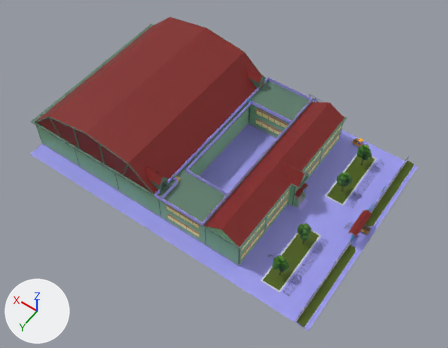
An edit to the Blender file Materials/MapLevel11.blend, drawn before and after from the same camera.
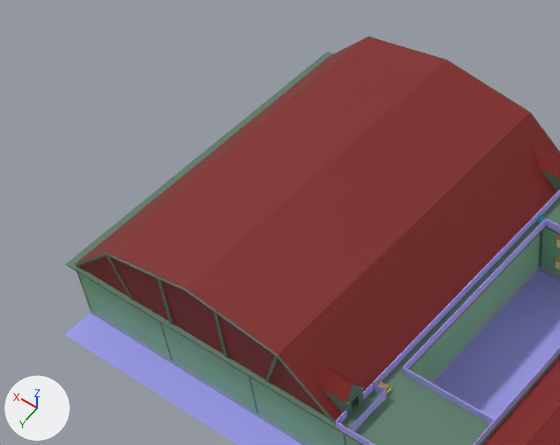
The first picture shows the older version from a 50 mm lens placed at (-15.3, 91.0, 106.6), pointed at (31.8, 25.1, 3.1). The close-ups show both versions on the part from 0% to 58% of the width and 0% to 59% of the height of that picture; other places that the commit changed are outside them. The axes (+X, +Y, +Z) are drawn at lower left. The lights are the same throughout.

In view in the first close-up: 'SchoolBuilding', 'SchoolBuildingFence', 'SchoolBuildingFence.003', 'SchoolBuildingFence.004', 'SchoolBuildingFence.007', 'SchoolBuildingRoof', 'SchoolBuildingRoof.001', 'SchoolBuildingRoof.002', 'SchoolBuildingRoofAddon', 'SchoolGateRoof.001', 'Surface.001'.
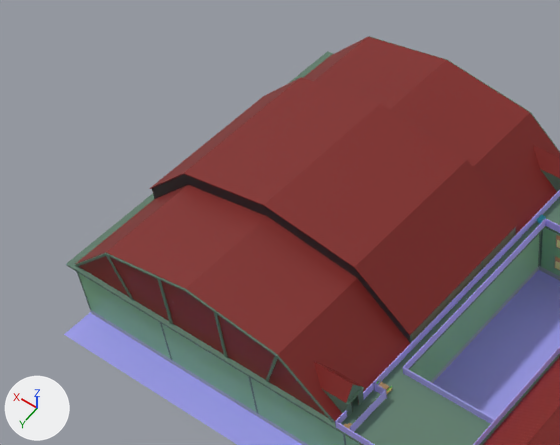
The change, as a list of edits to the scene's bpy script:
```text
Change me_cube_023:
    used by ob_schoolbuildingroof_001; parent = ob_schoolbuilding; location = (54.76, 24.75, 7.274); scale = (1.01, 1.0, 1.0)
    remove me_cube_023.from_pydata(...)  # 41 vertices, 30 faces; spans x -16.7..16.7, y -19.9..0.0, z 0.0..7.3
    add me_cube_023.from_pydata(...)  # 87 vertices, 73 faces; spans x -16.8..16.7, y -19.9..0.0, z 0.0..9.0
    me_cube_023 part 1: 9 vertices moved from x -14.4..14.3, y -11.7..0.0, z 2.1..7.3 to x -16.7..16.7, y -8.6..0.0, z 1.6..7.3; 7 vertices removed from x -16.7..16.7, y -11.7..0.0, z 0.0..7.3; 53 vertices added at x -16.8..16.7, y -8.9..0.0, z 0.0..9.0
Add me_cube_034:
    me_cube_034.from_pydata(...)  # 48 vertices, 46 faces; spans x -0.288..0.333, y -0.255..0.115, z 0.0..0.394
    me_cube_034.materials.append(mat_materialmap)  # picture img_colorpalete_duel_32x_png
Add me_cube_011:
    me_cube_011.from_pydata(...)  # 48 vertices, 46 faces; spans x -0.395..0.44, y -0.255..0.115, z 0.0..0.705
    me_cube_011.materials.append(mat_materialmap)  # picture img_colorpalete_duel_32x_png
Remove ob_smallstair:
    ob_smallstair = bpy.data.objects.new('SmallStair', me_cube_027)
    ob_smallstair.location = (36.5, 40.07, 7.41)
Add ob_box_007:
    ob_box_007 = bpy.data.objects.new('Box.007', me_cube_034)
    ob_box_007.parent = ob_cart
    ob_box_007.matrix_parent_inverse = Matrix(((0.0, 2.138, 0.0, -17.14), (-2.138, 0.0, 0.0, 79.3), (0.0, 0.0, 2.138, -15.84), (0.0, 0.0, 0.0, 1.0)))
    ob_box_007.location = (42.21, 8.274, 7.41)
    ob_box_007.rotation_euler = (0.0, 0.0, 1.571)  # degrees (0, 0, 90)
Add ob_box_006:
    ob_box_006 = bpy.data.objects.new('Box.006', me_cube_011)
    ob_box_006.parent = ob_cart
    ob_box_006.matrix_parent_inverse = Matrix(((0.0, 2.138, 0.0, -17.14), (-2.138, 0.0, 0.0, 79.3), (0.0, 0.0, 2.138, -15.84), (0.0, 0.0, 0.0, 1.0)))
    ob_box_006.location = (42.64, 8.274, 7.41)
    ob_box_006.rotation_euler = (0.0, 0.0, 1.571)  # degrees (0, 0, 90)
```

Boxes [x1, y1, x2, y2] around the edits, measured in the close-ups (560 x 445 px):
'Box.006', added
    after: [343, 423, 350, 429]
part 1 of me_cube_023, built on
    before: [152, 77, 521, 346]
    after: [150, 77, 521, 346]
